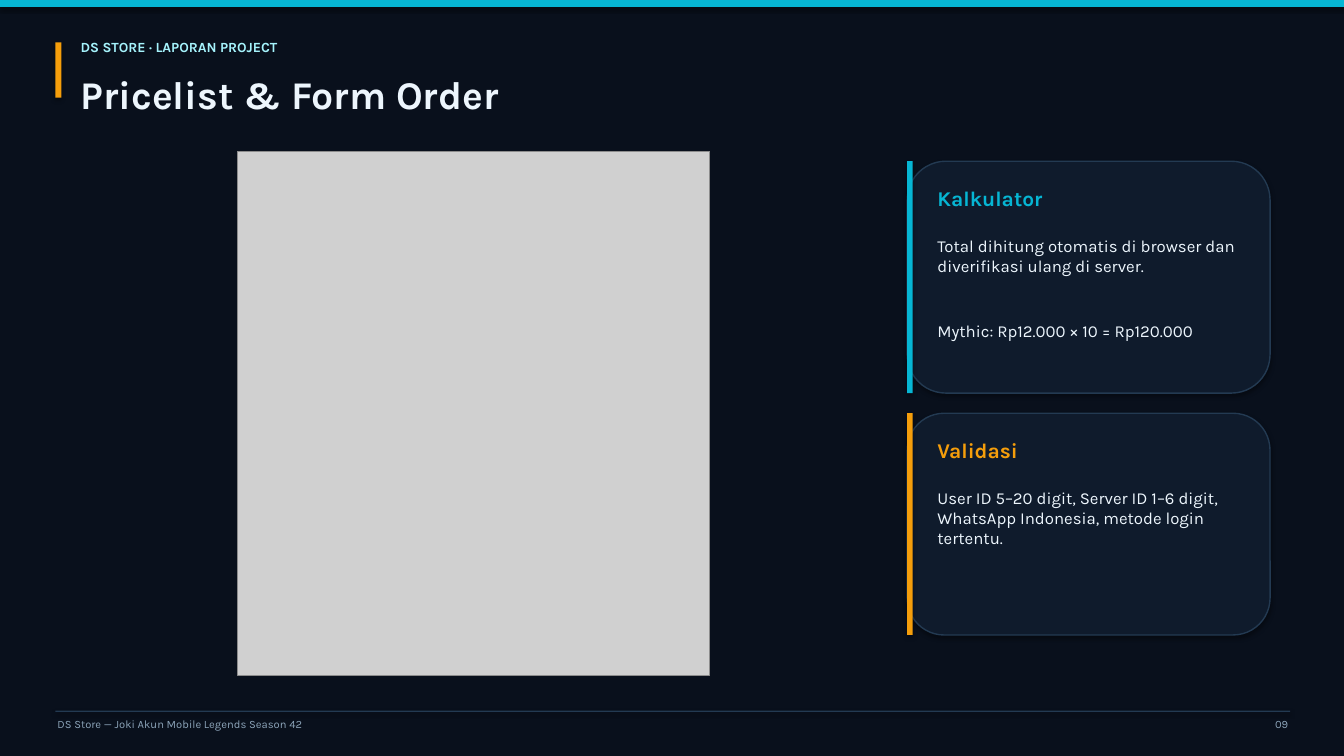
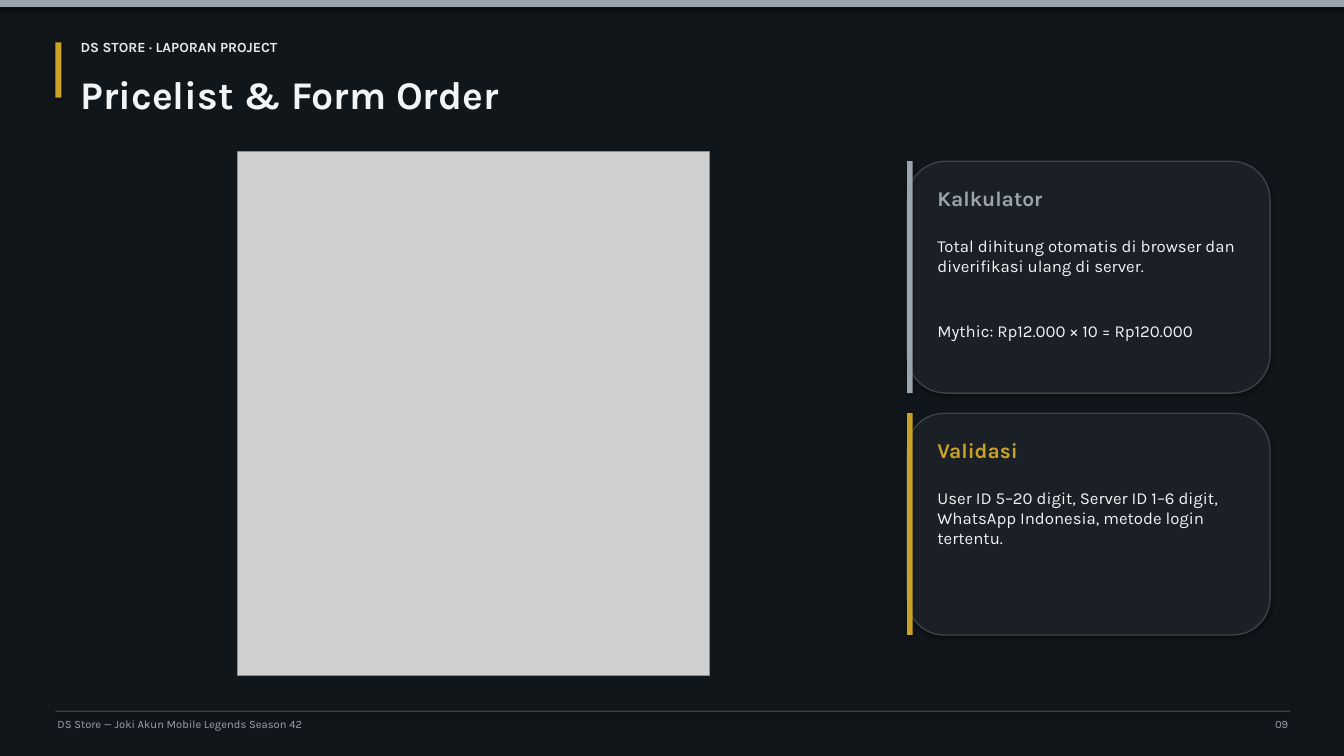
Before and after one commit to a3snewbaru990-ui/ds-store-laravel, a slide deck: slide 9 of docs/bagian-3/02-Presentasi/Presentasi-DS-Store.pptx. Drawn at 1344x756 pixels with LibreOffice and Linux fonts; fonts in the diff are those of the drawing; grey boxes stand for pictures. Boxes give left, top, right and bottom in pixels: in the first picture for what was removed or moved away, otherwise in the second. Text is boxed around its words. In the diff, an @@ line names an element or a change of style, - is before the commit and + after.

```diff
--- a/docs/bagian-3/02-Presentasi/Presentasi-DS-Store.pptx
+++ b/docs/bagian-3/02-Presentasi/Presentasi-DS-Store.pptx
@@ background #09101C to #11161A @@
@@ rectangle at [0, 0, 1344, 7]: fill #06B6D4 to #9AA5AD @@
@@ rectangle at [55, 42, 62, 98]: fill #F59E0B to #C9A227 @@
@@ text "DS STORE · LAPORAN PROJECT" at [81, 42, 277, 52]: text colour #A5F3FC to #E3E8EC @@
@@ rectangle at [907, 161, 913, 393]: fill #06B6D4 to #9AA5AD @@
@@ rounded rectangle at [907, 161, 1270, 393]: fill #0F1B2C to #1A2026; outline #233A52 1 pt to #3A434B 1 pt @@
@@ text "Kalkulator" at [937, 191, 1042, 206]: text colour #06B6D4 to #9AA5AD @@
@@ rounded rectangle at [907, 413, 1270, 635]: fill #0F1B2C to #1A2026; outline #233A52 1 pt to #3A434B 1 pt @@
@@ rectangle at [907, 413, 913, 635]: fill #F59E0B to #C9A227 @@
@@ text "Validasi" at [937, 443, 1017, 459]: text colour #F59E0B to #C9A227 @@
@@ rectangle at [55, 711, 1291, 712]: fill #233A52 to #3A434B @@
```
Also in this commit, not shown: 14 other slides changed, 48 other files.
